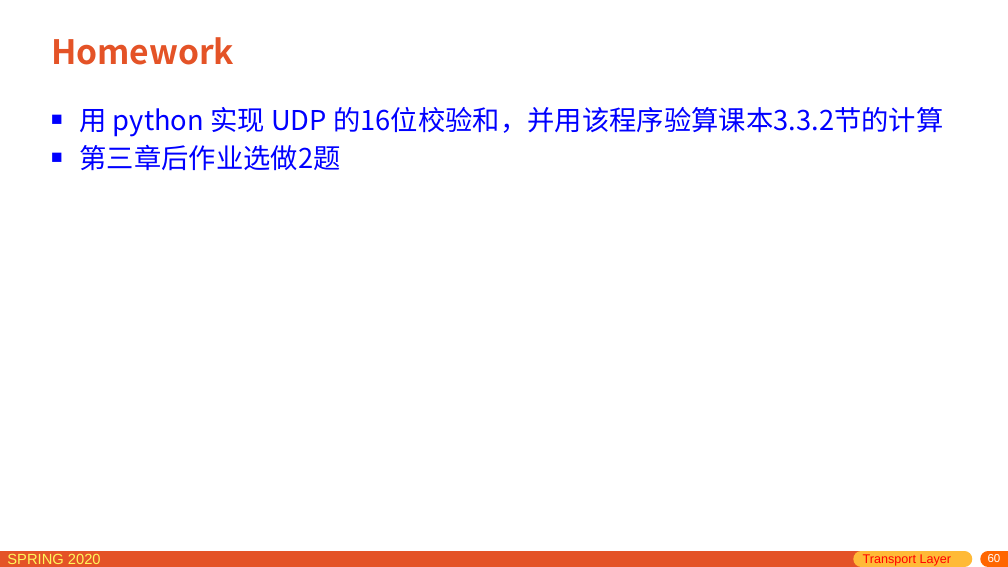
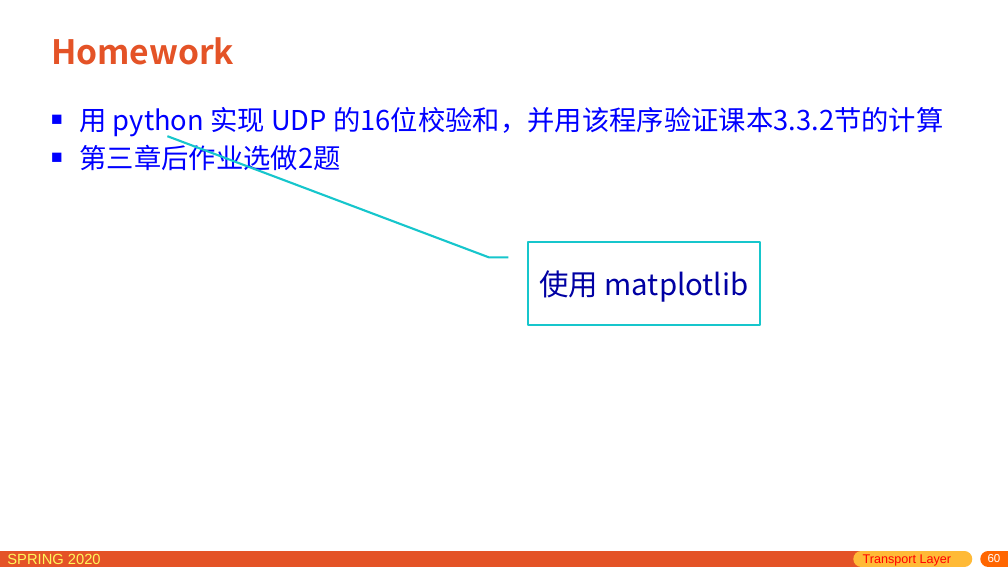
Before and after one commit to network-distributed/presentations, a slide deck: slide 60 of chapter3_cn.pptx. Drawn at 1008x567 pixels with LibreOffice and Linux fonts; fonts in the diff are those of the drawing. Boxes give left, top, right and bottom in pixels: in the first picture for what was removed or moved away, otherwise in the second. Text is boxed around its words. In the diff, an @@ line names an element or a change of style, - is before the commit and + after.

```diff
--- a/chapter3_cn.pptx
+++ b/chapter3_cn.pptx
@@ text at box(79, 107, 943, 137): text changed @@
-■ 用 python 实现 UDP 的16位校验和，并用该程序验算课本3.3.2节的计算
+■ 用 python 实现 UDP 的16位校验和，并用该程序验证课本3.3.2节的计算
@@ border callout added at box(528, 242, 760, 325), fill #FFFFFF, outline #16C6CC 2 pt, 28 pt, text #0000A3 @@
+使用 matplotlib
```
Also in this commit, not shown: 29 other slides changed, 1 other file.
